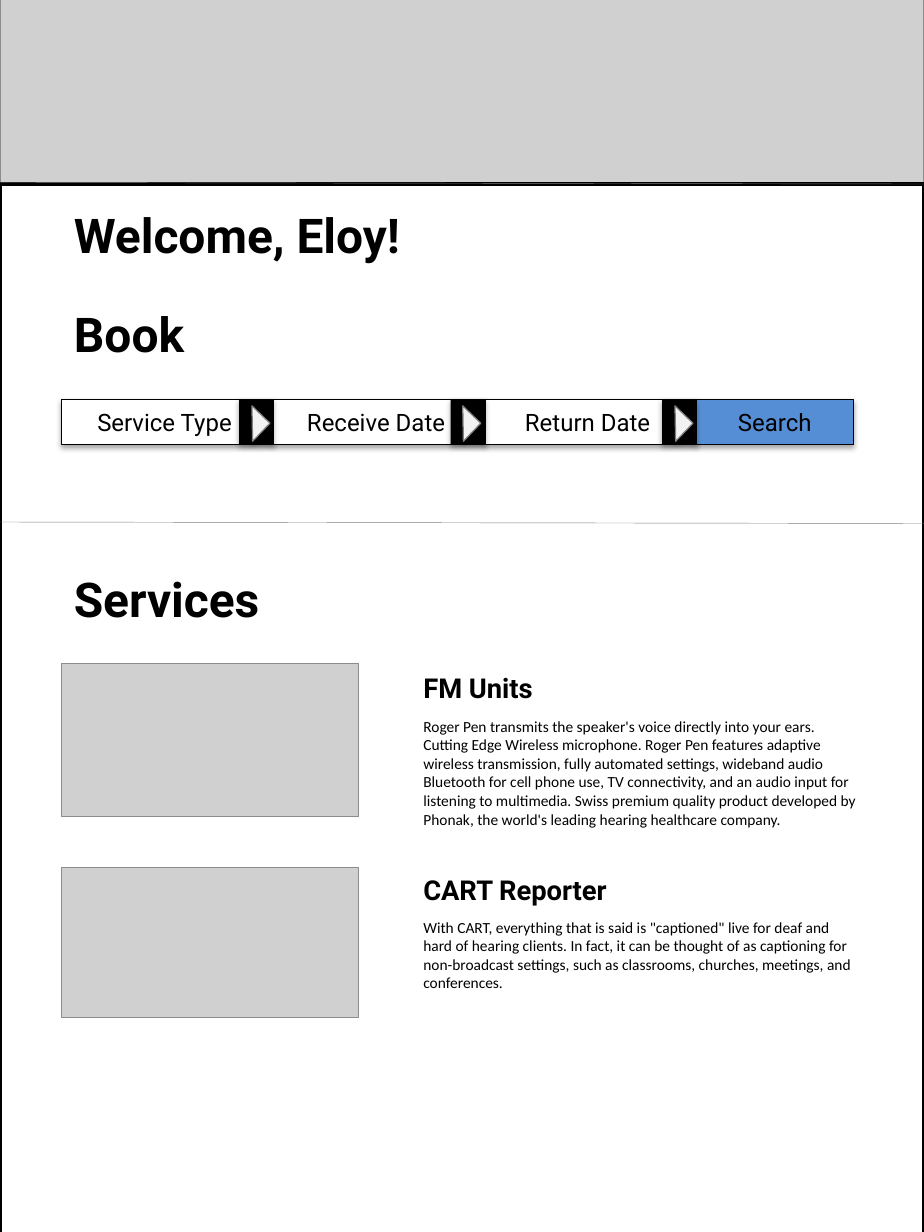
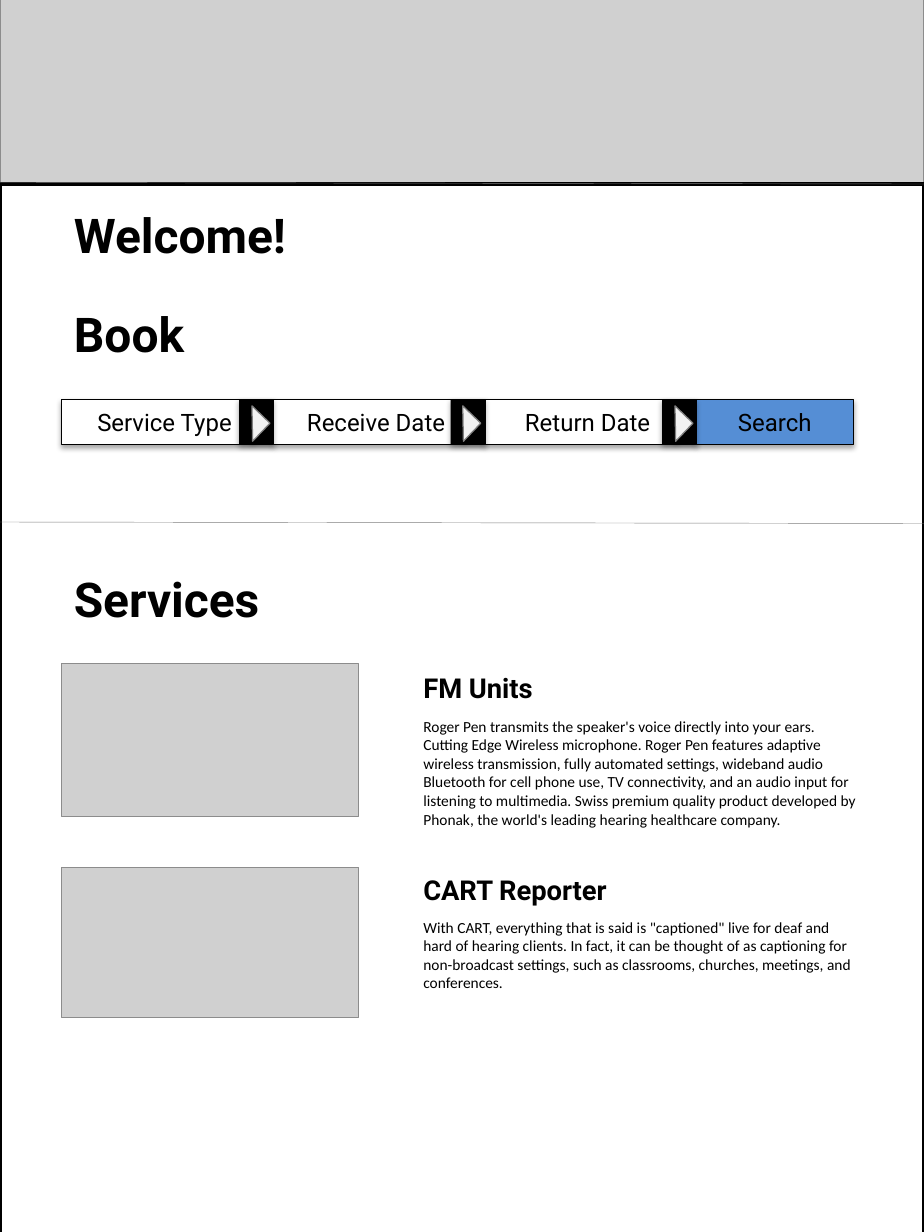
Before and after one commit to MariellaPaulino/2016, a slide deck: slide 14 of Homework4/DecisionTree.pptx. Drawn at 924x1232 pixels with LibreOffice and Linux fonts; fonts in the diff are those of the drawing; grey boxes stand for pictures. Boxes give left, top, right and bottom in pixels: in the first picture for what was removed or moved away, otherwise in the second. Text is boxed around its words. In the diff, an @@ line names an element or a change of style, - is before the commit and + after.

Commit message:
removed name on Homework4 aka removed Eloy as it would require user and started the html to start the Homework 5

```diff
--- a/Homework4/DecisionTree.pptx
+++ b/Homework4/DecisionTree.pptx
@@ text at <box>74,217,286,254</box>: text changed @@
-Welcome, Eloy!
+Welcome!
```
Also in this commit, not shown: 2 other files.
